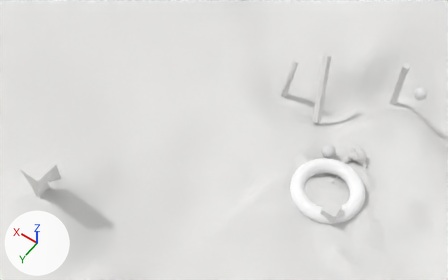
One commit to the Blender file simple_game/resources/water_packed.blend: the scene before it, then after it.
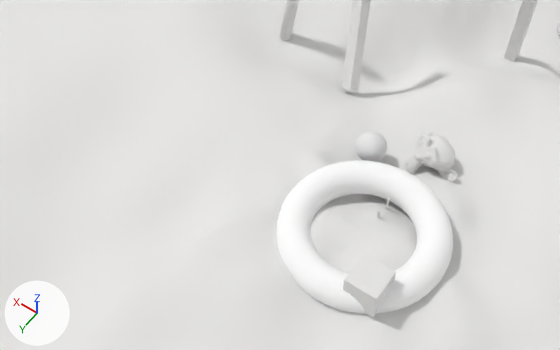
Each version appears first whole from a 50 mm camera at (-3.84, 11.28, 17.29) aimed at (3.79, 0.59, 0.51), and next in a close-up from a 50 mm camera at (-2.6, 5.69, 9.18) aimed at (1.34, 0.17, 0.5). The lights are fixed; the arrows at lower left show +X, +Y and +Z.

Names of what the first close-up shows: 'Torus', 'cube', 'ground', 'piller.002', 'piller.003', 'piller.004', 'sphere.000', 'suzan'.
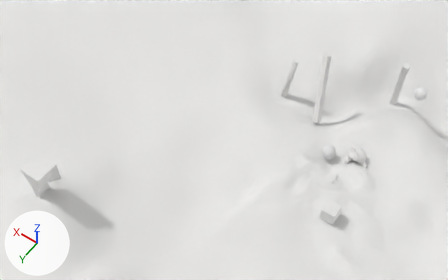
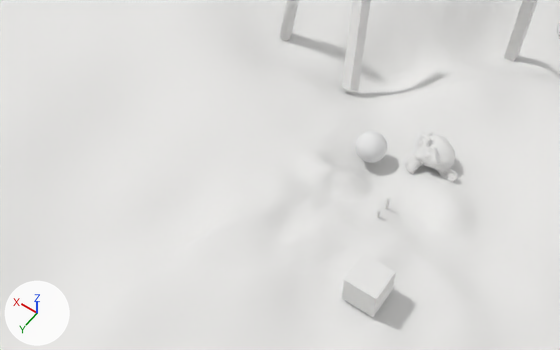
Where the change shows, as pixel boxes (x1, y1, x2, y2) in the close-ups (560 x 350 px):
'Torus', deleted
    before: (276, 160, 453, 314)

The edits, one by one:
Object 'Torus' (ob_torus) is deleted.
